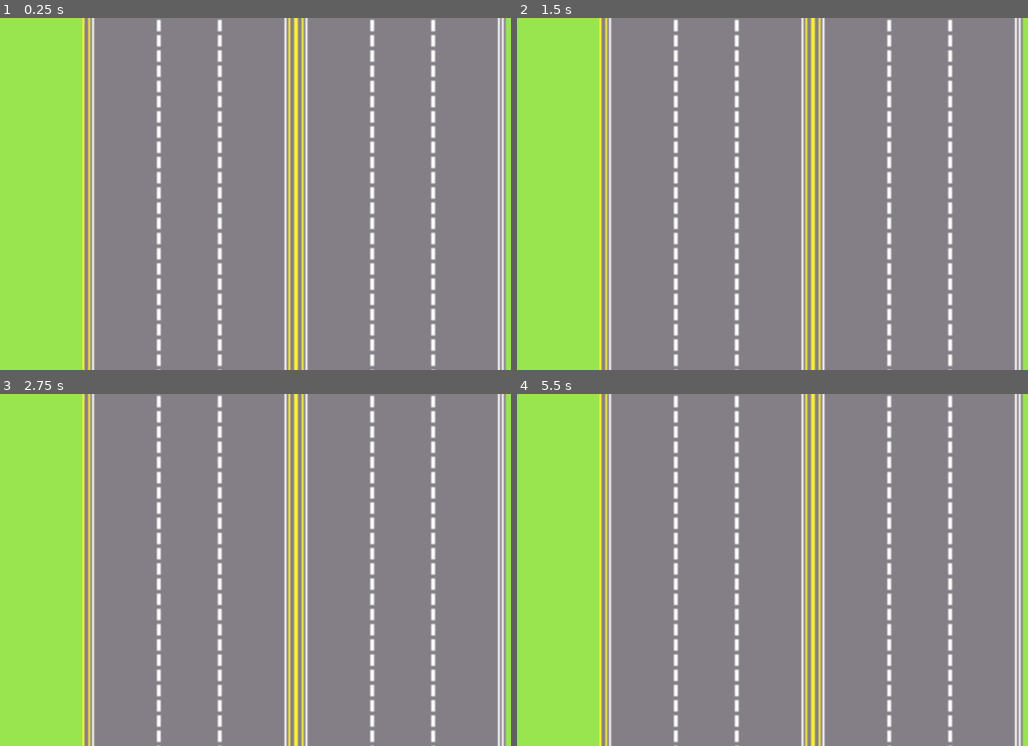
Above: before the commit, frames 1-4 (two rows, left to right).
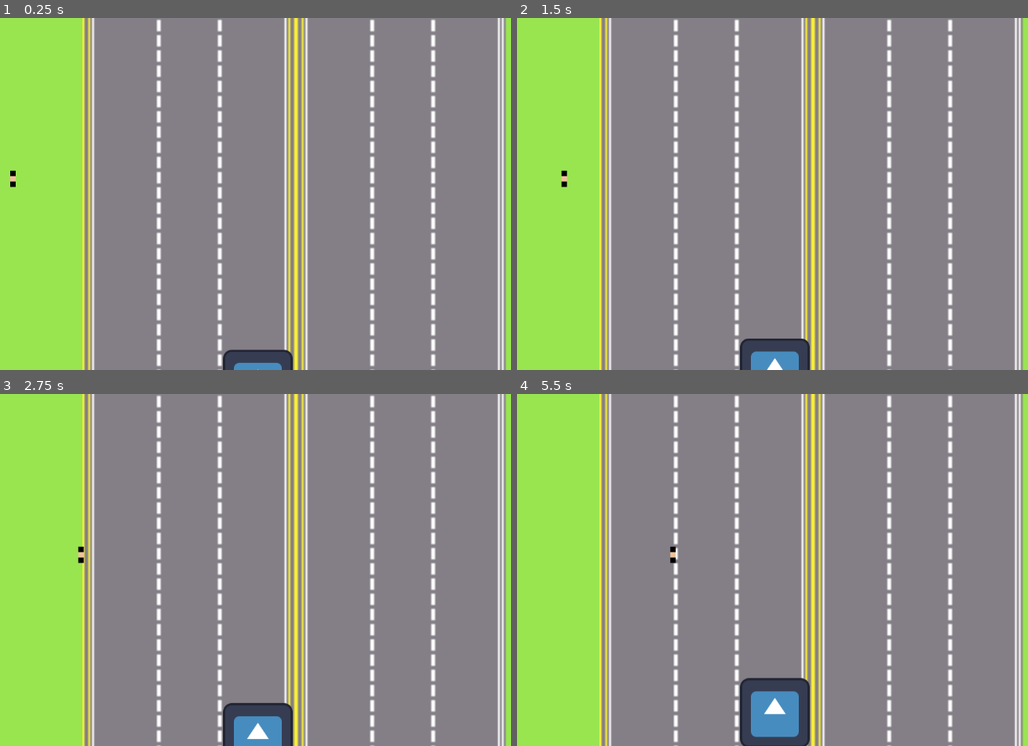
Above: after the commit, the same moments.

Repository: lewis785/gmtk-game-jam-2023
Game: Godot game, scene res://scenes/world.tscn
Two runs of this game, one before a commit and one after it. Both use one fixed random seed, a clock stepped at 60 frames per second and the inputs below. The engine's default icon, where the game draws it, is replaced by a stand-in: a white triangle on a blue panel in a dark square.
Inputs:
- Up to frame 1 (0.25 s): no input
- Up to frame 2 (1.5 s): no input
- Up to frame 3 (2.75 s): no input
- Up to frame 4 (5.5 s): no input

The runs differ from the first frame. In frame 1, 0.8% of the frame differs, in the area x 1-58%, y 43-100%; in frame 2, 1.3%; in frame 3, 1.7%; in frame 4, 2.7%, in the area x 29-58%, y 43-100%.

Commit message:
ADD Person Scene with animation

Diff:
--- a/project.godot
+++ b/project.godot
@@ -15,6 +15,10 @@
 config/features=PackedStringArray("4.1", "GL Compatibility")
 config/icon="res://icon.svg"
 
+[editor_plugins]
+
+enabled=PackedStringArray("res://addons/AsepriteWizard/plugin.cfg")
+
 [rendering]
 
 renderer/rendering_method="gl_compatibility"
--- a/scenes/person/Person.tscn
+++ b/scenes/person/Person.tscn
@@ -1,15 +1,87 @@
-[gd_scene load_steps=6 format=3 uid="uid://bsv8xxwo38t8m"]
+[gd_scene load_steps=8 format=3 uid="uid://bsv8xxwo38t8m"]
 
 [ext_resource type="Script" path="res://scripts/MoveComponent.gd" id="1_ntk0a"]
 [ext_resource type="PackedScene" uid="uid://ctn8s6hg8toiu" path="res://scenes/components/CollisionComponent.tscn" id="2_u36dg"]
-[ext_resource type="Texture2D" uid="uid://dab86sh0y2667" path="res://assets/entities/Truck.png" id="3_7ek7x"]
+[ext_resource type="Texture2D" uid="uid://boq1x5ako5r5b" path="res://assets/entities/Bad_Person_Walking.png" id="3_ms1a4"]
 
 [sub_resource type="CircleShape2D" id="CircleShape2D_7vbo2"]
 
+[sub_resource type="Animation" id="Animation_g1a2d"]
+length = 0.4
+loop_mode = 1
+tracks/0/type = "value"
+tracks/0/imported = false
+tracks/0/enabled = true
+tracks/0/path = NodePath(".:texture")
+tracks/0/interp = 1
+tracks/0/loop_wrap = false
+tracks/0/keys = {
+"times": PackedFloat32Array(0),
+"transitions": PackedFloat32Array(1),
+"update": 1,
+"values": [ExtResource("3_ms1a4")]
+}
+tracks/1/type = "value"
+tracks/1/imported = false
+tracks/1/enabled = true
+tracks/1/path = NodePath(".:hframes")
+tracks/1/interp = 1
+tracks/1/loop_wrap = false
+tracks/1/keys = {
+"times": PackedFloat32Array(0),
+"transitions": PackedFloat32Array(1),
+"update": 1,
+"values": [2]
+}
+tracks/2/type = "value"
+tracks/2/imported = false
+tracks/2/enabled = true
+tracks/2/path = NodePath(".:vframes")
+tracks/2/interp = 1
+tracks/2/loop_wrap = false
+tracks/2/keys = {
+"times": PackedFloat32Array(0),
+"transitions": PackedFloat32Array(1),
+"update": 1,
+"values": [2]
+}
+tracks/3/type = "value"
+tracks/3/imported = false
+tracks/3/enabled = true
+tracks/3/path = NodePath(".:visible")
+tracks/3/interp = 1
+tracks/3/loop_wrap = false
+tracks/3/keys = {
+"times": PackedFloat32Array(0),
+"transitions": PackedFloat32Array(1),
+"update": 1,
+"values": [true]
+}
+tracks/4/type = "value"
+tracks/4/imported = false
+tracks/4/enabled = true
+tracks/4/path = NodePath(".:frame")
+tracks/4/interp = 1
+tracks/4/loop_wrap = false
+tracks/4/keys = {
+"times": PackedFloat32Array(0, 0.1, 0.2, 0.3),
+"transitions": PackedFloat32Array(1, 1, 1, 1),
+"update": 1,
+"values": [0, 1, 0, 2]
+}
+
+[sub_resource type="AnimationLibrary" id="AnimationLibrary_dob84"]
+_data = {
+"default": SubResource("Animation_g1a2d")
+}
+
 [sub_resource type="CircleShape2D" id="CircleShape2D_chgsy"]
 
-[node name="Person" type="CharacterBody2D"]
+[node name="Person" type="CharacterBody2D" node_paths=PackedStringArray("animation")]
+scale = Vector2(10, 10)
 script = ExtResource("1_ntk0a")
+direction = "RIGHT"
+animation = NodePath("AnimationPlayer")
 
 [node name="CollisionComponent" parent="." instance=ExtResource("2_u36dg")]
 
@@ -17,7 +89,26 @@
 shape = SubResource("CircleShape2D_7vbo2")
 
 [node name="Sprite2D" type="Sprite2D" parent="."]
-texture = ExtResource("3_7ek7x")
+texture_filter = 1
+texture = ExtResource("3_ms1a4")
+hframes = 2
+vframes = 2
+metadata/_aseprite_wizard_config_ = {
+"layer": "",
+"o_ex_p": "",
+"o_folder": "res://assets/entities",
+"o_name": "",
+"only_visible": false,
+"op_exp": false,
+"player": "Sprite2D/AnimationPlayer",
+"source": "res://assets/entities/Bad_Person_Walking.aseprite"
+}
+
+[node name="AnimationPlayer" type="AnimationPlayer" parent="."]
+root_node = NodePath("../Sprite2D")
+libraries = {
+"": SubResource("AnimationLibrary_dob84")
+}
 
 [node name="CollisionShape2D" type="CollisionShape2D" parent="."]
 shape = SubResource("CircleShape2D_chgsy")
--- a/scenes/world.tscn
+++ b/scenes/world.tscn
@@ -1,8 +1,18 @@
-[gd_scene load_steps=2 format=3 uid="uid://bh2yrjwygsc4w"]
+[gd_scene load_steps=4 format=3 uid="uid://bh2yrjwygsc4w"]
 
 [ext_resource type="PackedScene" uid="uid://brkxobf712sou" path="res://scenes/background/Background.tscn" id="1_eurn6"]
+[ext_resource type="PackedScene" uid="uid://bsv8xxwo38t8m" path="res://scenes/person/Person.tscn" id="2_rlvv3"]
+[ext_resource type="PackedScene" uid="uid://rd3gjhuaqh1t" path="res://scenes/truck/Truck.tscn" id="3_c5fii"]
 
 [node name="World" type="Node2D"]
 
 [node name="Background" parent="." instance=ExtResource("1_eurn6")]
 scale = Vector2(3.5, 3.5)
+
+[node name="Person" parent="." instance=ExtResource("2_rlvv3")]
+position = Vector2(145, 296)
+scale = Vector2(5, 5)
+speed = 3000.0
+
+[node name="Truck" parent="." instance=ExtResource("3_c5fii")]
+position = Vector2(602, 679)
--- a/scripts/MoveComponent.gd
+++ b/scripts/MoveComponent.gd
@@ -2,6 +2,7 @@
 
 @export var speed = 1000.0
 @export_enum("UP", "RIGHT") var direction = "UP"
+@export var animation: AnimationPlayer
 
 var movementDirection = {
 	"UP": Vector2.UP,
@@ -10,6 +11,8 @@
 
 func move(delta: float):
 	velocity = movementDirection[direction] * speed * delta
+	if animation != null:
+		animation.play("default")
 	move_and_slide()
 
 func _physics_process(delta):
Binary file added: assets/entities/Bad_Person_Walking.png
Not shown, added: assets/entities/Bad_Person_Walking.png.import
Not shown, changed: .gitignore
